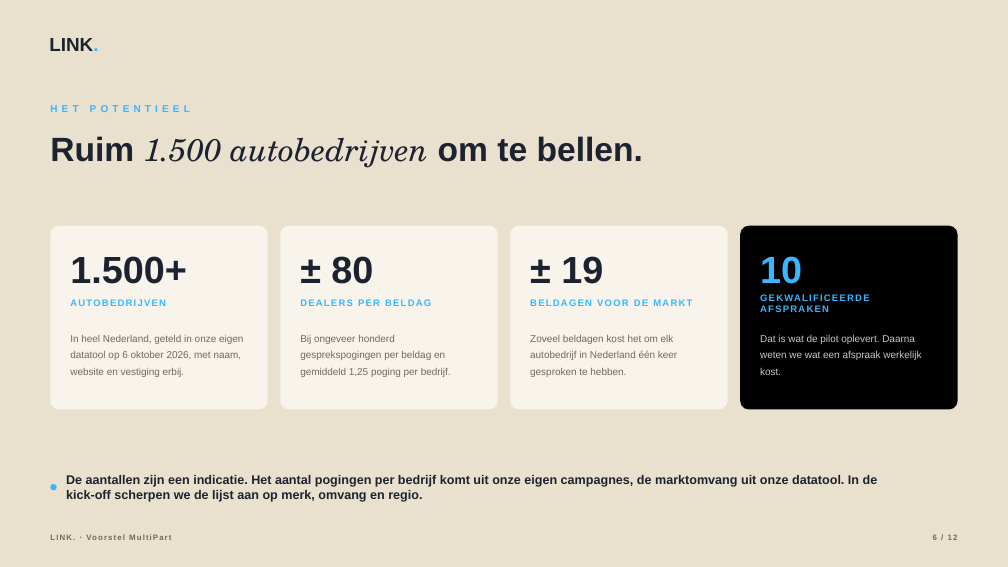
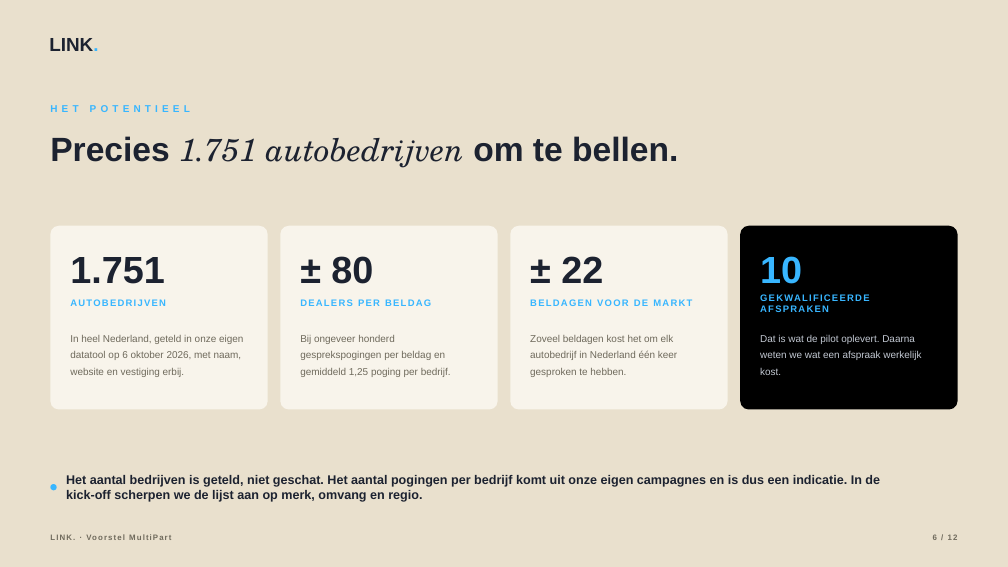
Before and after one commit to hens-lang/Test, a slide deck: slide 6 of output/LINK. voorstel MultiPart.pptx. Drawn at 1008x567 pixels with LibreOffice and Linux fonts; fonts in the diff are those of the drawing. Boxes give left, top, right and bottom in pixels: in the first picture for what was removed or moved away, otherwise in the second. Text is boxed around its words. In the diff, an @@ line names an element or a change of style, - is before the commit and + after.

```diff
--- a/output/LINK. voorstel MultiPart.pptx
+++ b/output/LINK. voorstel MultiPart.pptx
@@ text at box(50, 136, 678, 168): text changed; size 30 to 32 pt; font TeX Gyre Schola to Arial; bold on; italic off @@
-Ruim 1.500 autobedrijven om te bellen.
+Precies 1.751 autobedrijven om te bellen.
@@ text at box(70, 257, 165, 284): text changed @@
-1.500+
+1.751
@@ text at box(561, 256, 603, 283): text changed @@
-± 19
+± 22
@@ text at box(66, 475, 880, 502): text changed @@
-De aantallen zijn een indicatie. Het aantal pogingen per bedrijf komt uit onze eigen campagnes, de marktomvang uit onze datatool. In de kick-off scherpen we de lijst aan op merk, omvang en regio.
+Het aantal bedrijven is geteld, niet geschat. Het aantal pogingen per bedrijf komt uit onze eigen campagnes en is dus een indicatie. In de kick-off scherpen we de lijst aan op merk, omvang en regio.
```
Also in this commit, not shown: 1 other slide changed, 5 other files.
